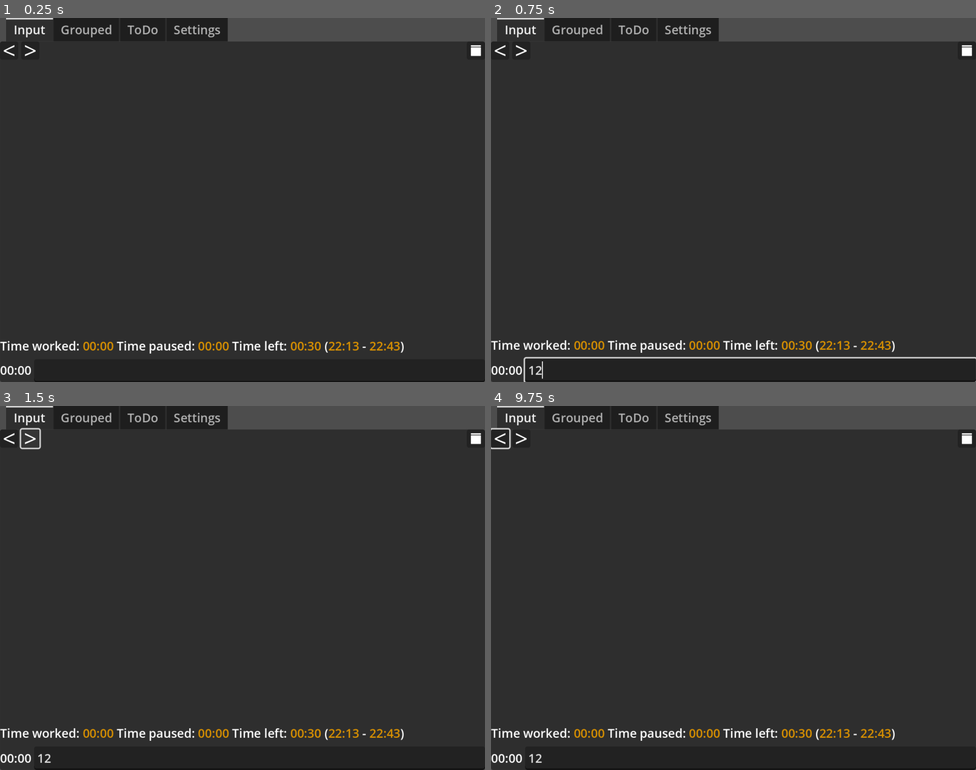
Above: before the commit, frames 1-4 (two rows, left to right).
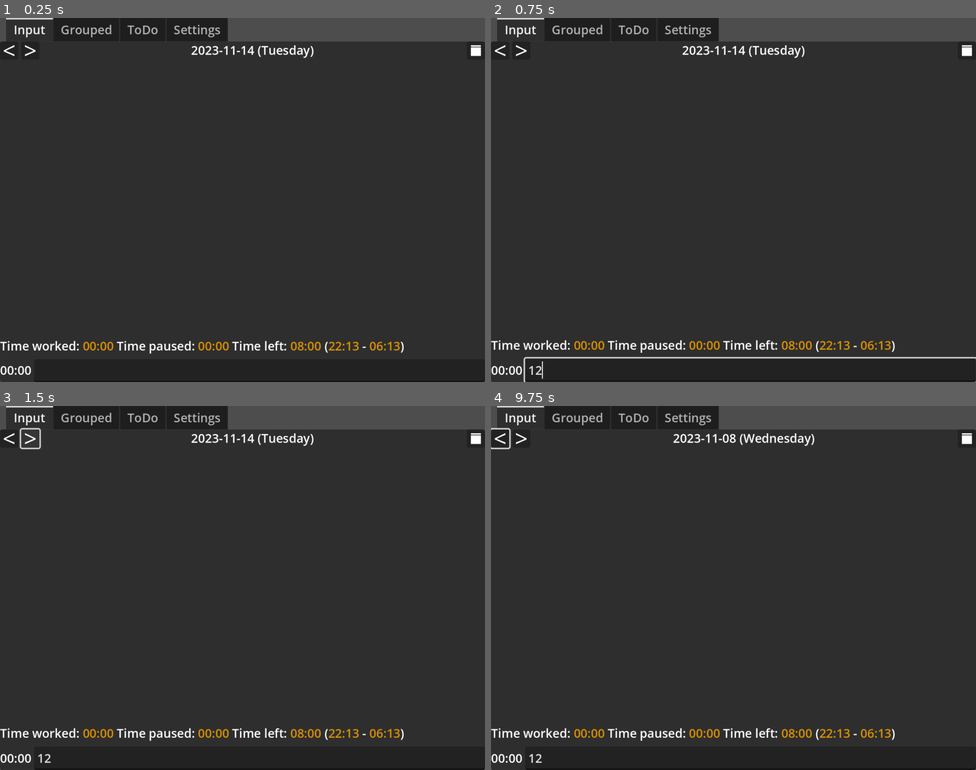
Above: after the commit, the same moments.

Repository: FailedCode/timelog
Game: Godot game, scene res://main.tscn
Same seed, same stepped clock (60 frames per second), same inputs: the game is played once before the commit and once after it.
Inputs (mouse positions are in pixels of both pictures, inside the frame that each line leads up to):
- Up to frame 1 (0.25 s): no input
- Up to frame 2 (0.75 s): click (752, 371) at 0.52 s; type "12" at 0.6 s
- Up to frame 3 (1.5 s): click (29, 438) at 1.25 s
- Up to frame 4 (9.75 s): click (966, 438) at 2 s; click (520, 438) at 2.75 s; click (966, 438) at 3.5 s; click (520, 438) at 4.25 s; click (966, 438) at 5 s; click (500, 438) at 5.75 s; tap Enter at 6.5, 8, 9.5 s; move the mouse to (840, 569) at 6.52 s; click (840, 569) at 6.67 s; tap Space at 7.25, 8.75 s; drag from (636, 606) to (709, 660) at 7.27 s; move the mouse to (782, 507) at 8.02 s; click (782, 507) at 8.17 s; drag from (709, 660) to (588, 533) at 8.77 s; move the mouse to (879, 642) at 9.52 s; click (879, 642) at 9.67 s

The runs differ from the first frame. In frame 1, 0.4% of the frame differs, in the area x 39-82%, y 7-92%; in frame 2, 0.4%; in frame 3, 0.4%; in frame 4, 0.5%, in the area x 37-82%, y 7-92%.

Commit message:
settings: save colors, apply colors on change

Diff:
--- a/main.gd
+++ b/main.gd
@@ -89,6 +89,10 @@
 	diffSecondsToggle.button_pressed = appSettings.diffSecondsToggle
 	roundingMinutes.value = appSettings.roundingMinutes
 	roundingGraceMinutes.value = appSettings.roundingGraceMinutes
+	textColorPicker.color = Color(appSettings.colorText)
+	timeColorPicker.color = Color(appSettings.colorTime)
+	pauseColorPicker.color = Color(appSettings.colorPause)
+
 	# apply settings
 	set_translation(appSettings.getLanugageString())
 	if appSettings.window_size != Vector2i(0,0):
@@ -397,6 +401,21 @@
 	appSettings.roundingGraceMinutes = int(value)
 	update_text_controls()
 
+## settings change
+func _on_text_color_picker_color_changed(color: Color) -> void:
+	appSettings.colorText = color.to_html(false)
+	update_text_controls()
+
+## settings change
+func _on_time_color_picker_color_changed(color: Color) -> void:
+	appSettings.colorTime = color.to_html(false)
+	update_text_controls()
+
+## settings change
+func _on_pause_color_picker_color_changed(color: Color) -> void:
+	appSettings.colorPause = color.to_html(false)
+	update_text_controls()
+
 ## open "user://" to fiddle with the files by hand
 func _on_open_user_folder_button_pressed() -> void:
 	OS.shell_open(OS.get_user_data_dir())
--- a/main.tscn
+++ b/main.tscn
@@ -289,6 +289,7 @@
 text = "x"
 flat = true
 color = Color(0.86, 0.573333, 0, 1)
+edit_alpha = false
 
 [node name="PauseColorPickerLabel" type="Label" parent="TabContainer/TAB_SETTINGS/HBoxContainer4"]
 layout_mode = 2
@@ -302,6 +303,7 @@
 text = "x"
 flat = true
 color = Color(0.46, 0.46, 0.46, 1)
+edit_alpha = false
 
 [node name="TabsMoveableToggle" type="CheckButton" parent="TabContainer/TAB_SETTINGS"]
 layout_mode = 2
@@ -341,5 +343,8 @@
 [connection signal="value_changed" from="TabContainer/TAB_SETTINGS/HBoxContainer3/RoundingMinutes" to="." method="_on_rounding_minutes_value_changed"]
 [connection signal="value_changed" from="TabContainer/TAB_SETTINGS/HBoxContainer3/RoundingGraceMinutes" to="." method="_on_rounding_grace_minutes_value_changed"]
 [connection signal="toggled" from="TabContainer/TAB_SETTINGS/DiffSecondsToggle" to="." method="_on_diff_seconds_toggle_toggled"]
+[connection signal="color_changed" from="TabContainer/TAB_SETTINGS/HBoxContainer4/TextColorPicker" to="." method="_on_text_color_picker_color_changed"]
+[connection signal="color_changed" from="TabContainer/TAB_SETTINGS/HBoxContainer4/TimeColorPicker" to="." method="_on_time_color_picker_color_changed"]
+[connection signal="color_changed" from="TabContainer/TAB_SETTINGS/HBoxContainer4/PauseColorPicker" to="." method="_on_pause_color_picker_color_changed"]
 [connection signal="toggled" from="TabContainer/TAB_SETTINGS/TabsMoveableToggle" to="." method="_on_tabs_moveable_toggled"]
 [connection signal="pressed" from="TabContainer/TAB_SETTINGS/HBoxContainer5/OpenUserFolderButton" to="." method="_on_open_user_folder_button_pressed"]
--- a/resources/settings_resource.gd
+++ b/resources/settings_resource.gd
@@ -7,11 +7,15 @@
 # Settings
 ## ID for languageOptions
 var language:int = 0
-var dailyWorkingHours:float = 0
-var dateFormat:String = ""
+var dailyWorkingHours:float = 8
+var dateFormat:String = "%Y-%m-%d (%D)"
 var diffSecondsToggle:bool = false
-var roundingMinutes:int = 0
-var roundingGraceMinutes:int = 0
+var roundingMinutes:int = 15
+var roundingGraceMinutes:int = 5
+
+var colorText:String = "efefef"
+var colorTime:String = "db9200"
+var colorPause:String = "757575"
 
 var window_position:Vector2i = Vector2i(0,0)
 var window_size:Vector2i = Vector2i(0,0)
@@ -30,11 +34,14 @@
 		print("load_from_file ERROR:", error)
 		return
 	language = languageOptions.get(config_file.get_value("main", "language", SYSTEM_LANGUAGE))
-	dailyWorkingHours = config_file.get_value("main", "DailyWorkingHours", 0)
-	dateFormat = config_file.get_value("main", "DateFormat", "")
-	diffSecondsToggle = config_file.get_value("main", "DiffSecondsToggle", false)
-	roundingMinutes = config_file.get_value("main", "RoundingMinutes", 0)
-	roundingGraceMinutes = config_file.get_value("main", "RoundingGraceMinutes", 0)
+	dailyWorkingHours = config_file.get_value("main", "DailyWorkingHours", dailyWorkingHours)
+	dateFormat = config_file.get_value("main", "DateFormat", dateFormat)
+	diffSecondsToggle = config_file.get_value("main", "DiffSecondsToggle", diffSecondsToggle)
+	roundingMinutes = config_file.get_value("main", "RoundingMinutes", roundingMinutes)
+	roundingGraceMinutes = config_file.get_value("main", "RoundingGraceMinutes", roundingGraceMinutes)
+	colorText = config_file.get_value("main", "colorText", colorText)
+	colorTime = config_file.get_value("main", "colorTime", colorTime)
+	colorPause = config_file.get_value("main", "colorPause", colorPause)
 
 	window_position.x = config_file.get_value("gfx", "window_position_x", 0)
 	window_position.y = config_file.get_value("gfx", "window_position_y", 0)
@@ -49,6 +56,9 @@
 	config_file.set_value("main", "DiffSecondsToggle", diffSecondsToggle)
 	config_file.set_value("main", "RoundingMinutes", roundingMinutes)
 	config_file.set_value("main", "RoundingGraceMinutes", roundingGraceMinutes)
+	config_file.set_value("main", "colorText", colorText)
+	config_file.set_value("main", "colorTime", colorTime)
+	config_file.set_value("main", "colorPause", colorPause)
 
 	config_file.set_value("gfx", "window_position_x", window_position.x)
 	config_file.set_value("gfx", "window_position_y", window_position.y)
